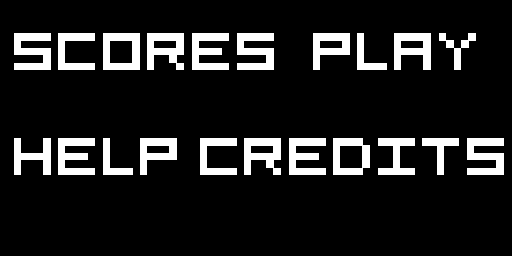
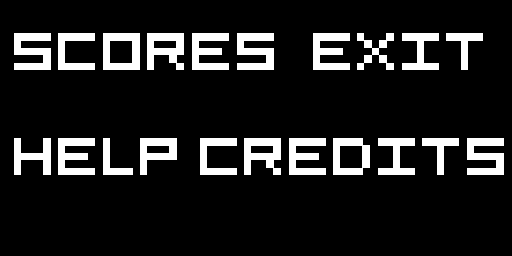
Comparing the layer stacks of the two (512, 256) images. Changes:
renamed "PLAY" to "EXIT", painted on it over box(320, 33, 483, 70)
